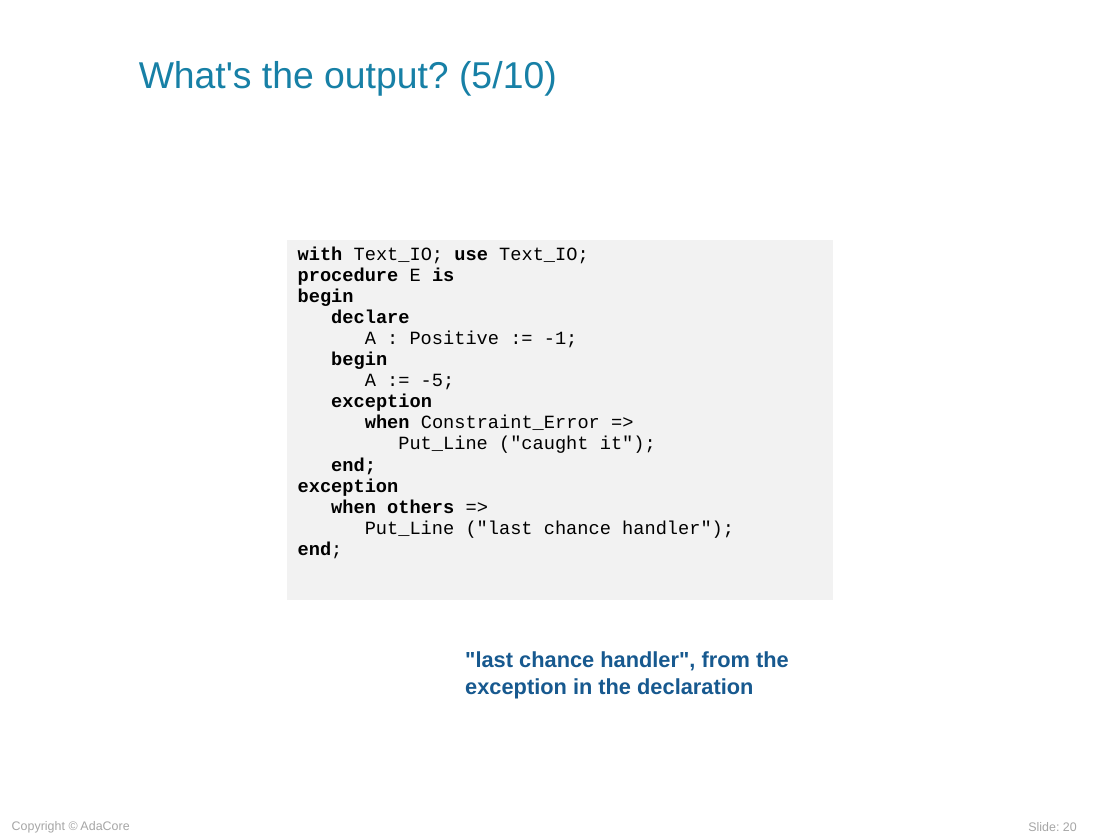
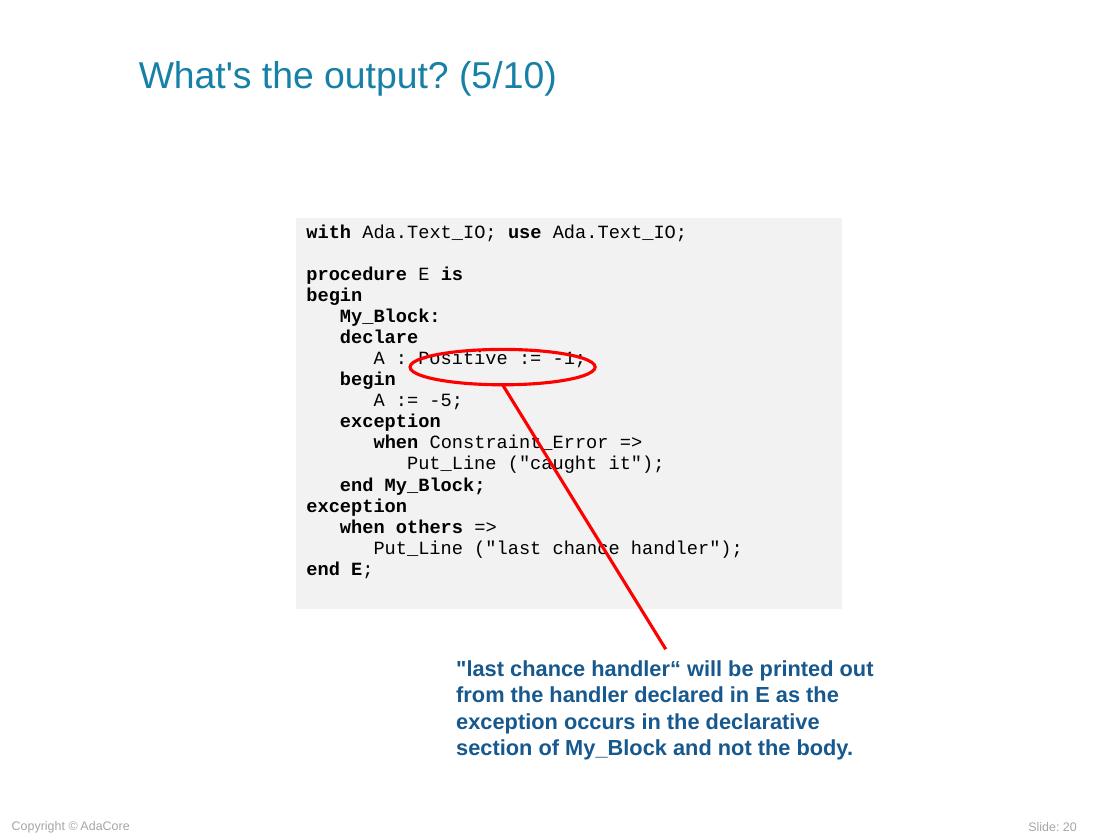
Before and after one commit to AdaCoreU/Courses, a slide deck: slide 20 of lectures/03_Programming_in_the_Large/01_Exceptions/slides/Exceptions.ppt. Drawn at 1120x840 pixels with LibreOffice and Linux fonts; fonts in the diff are those of the drawing; background and template pictures are left out. Boxes give left, top, right and bottom in pixels: in the first picture for what was removed or moved away, otherwise in the second. Text is boxed around its words. In the diff, an @@ line names an element or a change of style, - is before the commit and + after.

Commit message:
Updated English Exceptions Lecture
Updated English Exceptions Lecture

```diff
--- a/lectures/03_Programming_in_the_Large/01_Exceptions/slides/Exceptions.ppt
+++ b/lectures/03_Programming_in_the_Large/01_Exceptions/slides/Exceptions.ppt
@@ table at (296,217,842,609) @@
@@ row 1, column 1: "with Text_IO; use Text_IO; / procedure E is / begin / declare / A : Positive := -1; / begin / A := -5; / exception / when Constraint_Error => / Put_Line ("caught it"); / end; / exception / when others => / Put_Line ("last chance handler"); / end;" to "with Ada.Text_IO; use Ada.Text_IO; / procedure E is / begin / My_Block: / declare / A : Positive := -1; / begin / A := -5; / exception / when Constraint_Error => / Put_Line ("caught it"); / end My_Block; / exception / when others => / Put_Line ("last chance handler"); / end E;" @@
@@ table: place and size @@
-table at (287,240,833,601)
+table at (296,217,842,609)
@@ ellipse added at (410,349,595,385), outline #FF0000 2.01 pt @@
@@ line added from (503, 385) to (665, 650), #FF0000 2.01 pt @@
@@ text at (456,660,874,759): text changed @@
-"last chance handler", from the exception in the declaration
+"last chance handler“ will be printed out from the handler declared in E as the exception occurs in the declarative section of My_Block and not the body.
```
Also in this commit, not shown: 26 other slides changed, 1 slide added, 1 other file.
